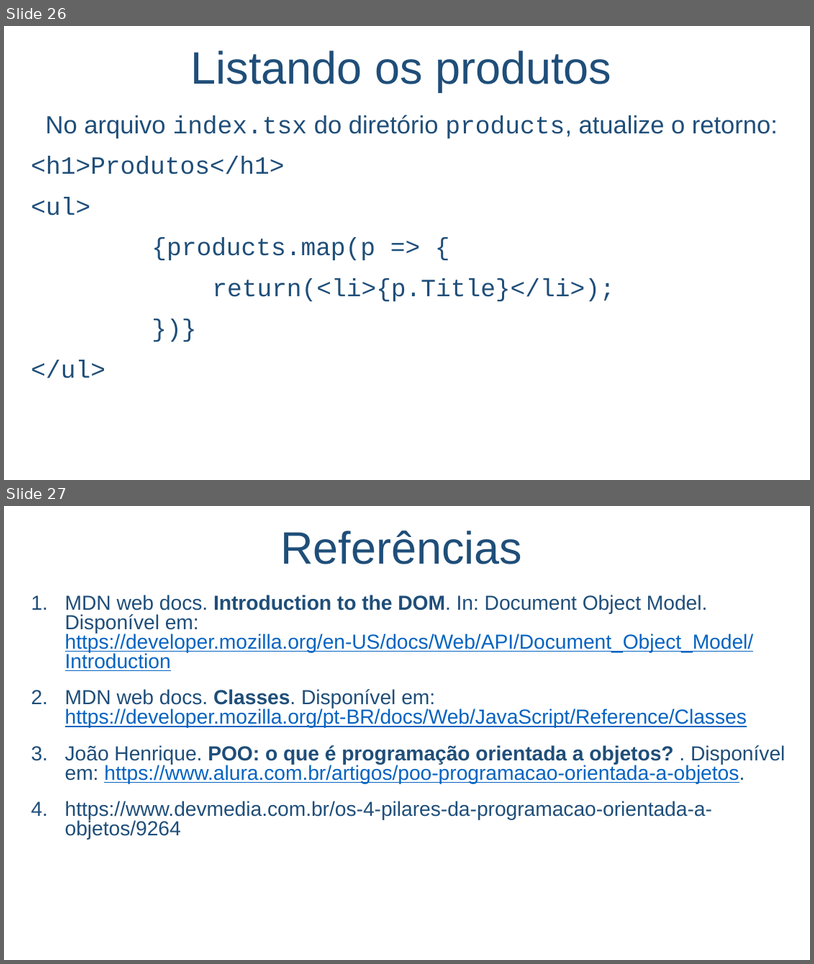
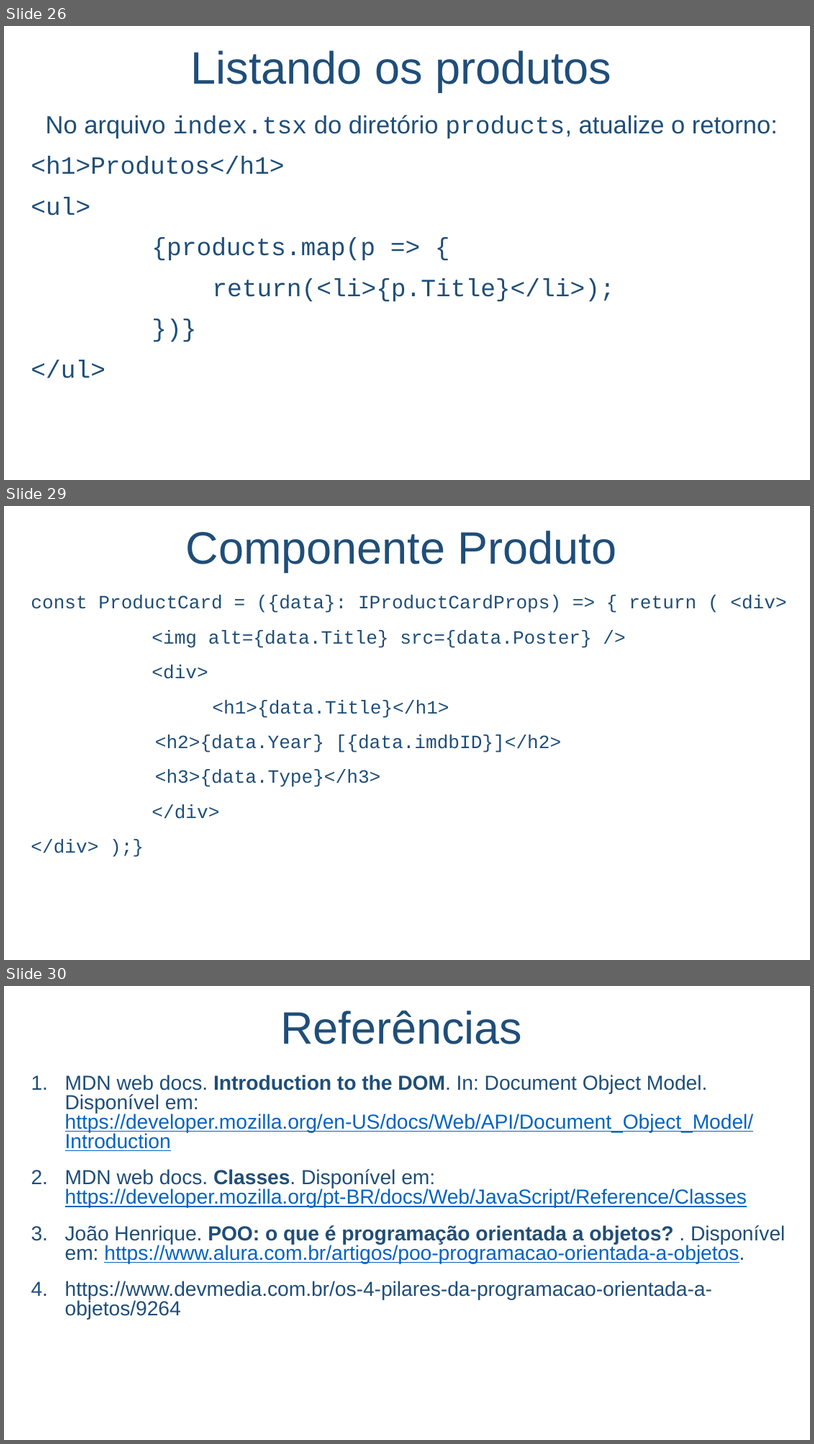
Before and after one commit to salmo-jr/public-slides, a slide deck: React.pptx. Shown one above the other, each under a label of ours: slides 26 and 27 before the commit, slides 26, 29 and 30 after it; the slides between them are not shown. The pictures are 814x964 and 814x1444 pixels, drawn with LibreOffice and Linux fonts; fonts in the diff are those of the drawing; background and template pictures are left out. Boxes give left, top, right and bottom in pixels: in the first picture for what was removed or moved away, otherwise in the second. Text is boxed around its words. In the diff, an @@ line names an element or a change of style, - is before the commit and + after.

```diff
--- a/React.pptx
+++ b/React.pptx
@@ slide 29 added at box(4, 506, 810, 960), background picture (left out) @@
@@ text added at box(186, 530, 617, 572), 54 pt, text #1F4E79 @@
+Componente Produto
@@ text added at box(31, 595, 787, 853), 22.4 pt, text #1F4E79 @@
+const ProductCard = ({data}: IProductCardProps) => { return ( <div>
+<img alt={data.Title} src={data.Poster} />
+<div>
+<h1>{data.Title}</h1>
+<h2>{data.Year} [{data.imdbID}]</h2>
+<h3>{data.Type}</h3>
+</div>
+</div> );}
@@ what was slide 27 is now slide 30 @@
```
Also in this commit, not shown: 2 other slides added, 1 other file.
